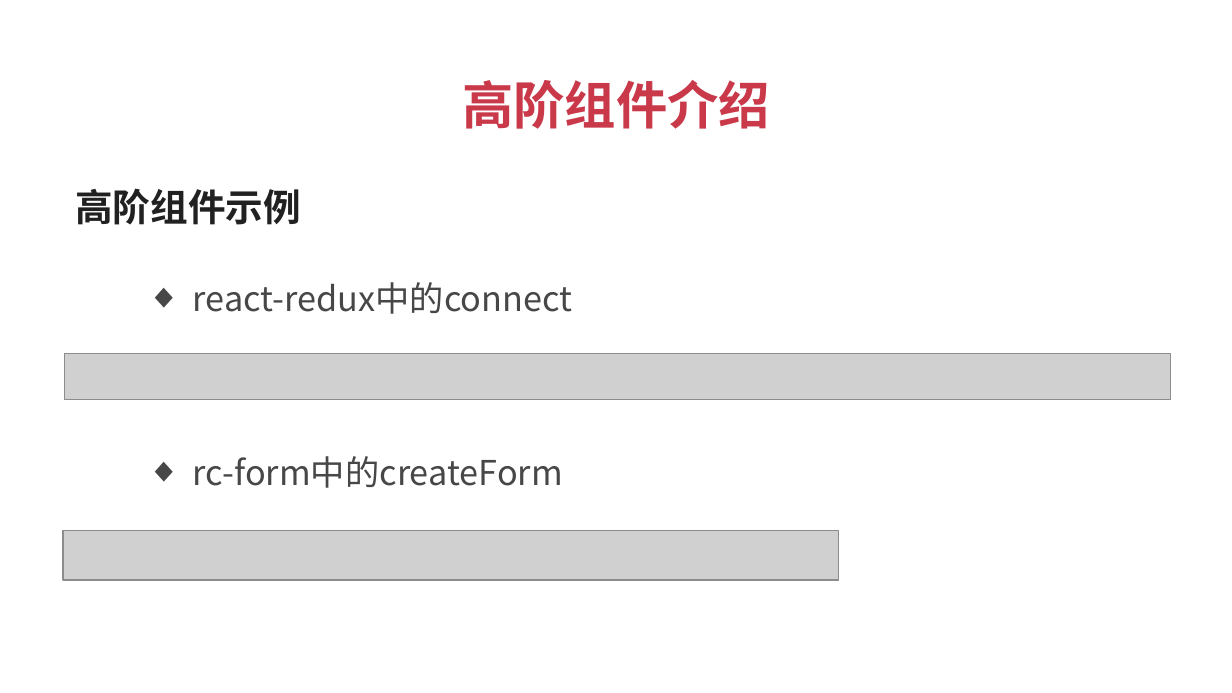
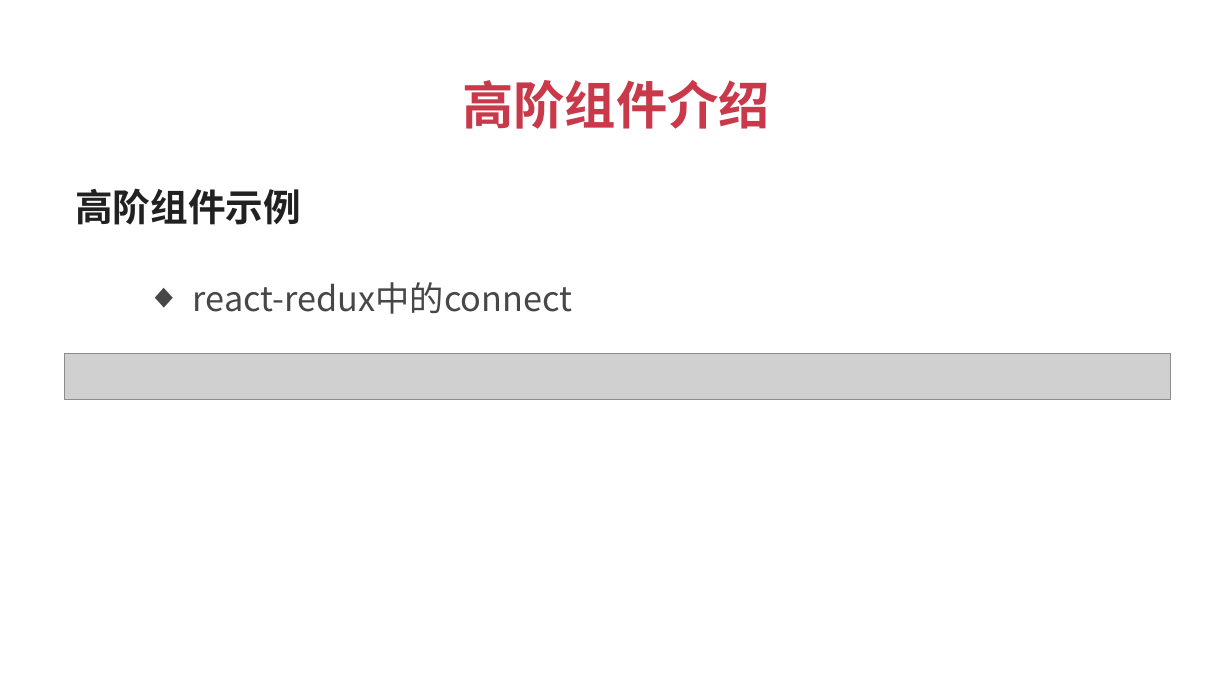
Before and after one commit to super918180/imooc, a slide deck: slide 13 of React高级教程之高阶组件-课程PPT.pptx (slide 11 before the commit). Drawn at 1232x693 pixels with LibreOffice and Linux fonts; fonts in the diff are those of the drawing; grey boxes stand for pictures. Boxes give left, top, right and bottom in pixels: in the first picture for what was removed or moved away, otherwise in the second. Text is boxed around its words. In the diff, an @@ line names an element or a change of style, - is before the commit and + after.

```diff
--- a/React高级教程之高阶组件-课程PPT.pptx
+++ b/React高级教程之高阶组件-课程PPT.pptx
@@ text removed at [193, 456, 563, 488] @@
-  ◆ rc-form中的createForm
@@ picture removed at [63, 531, 838, 580] @@
```
Also in this commit, not shown: 2 slides added, 1 other file.
